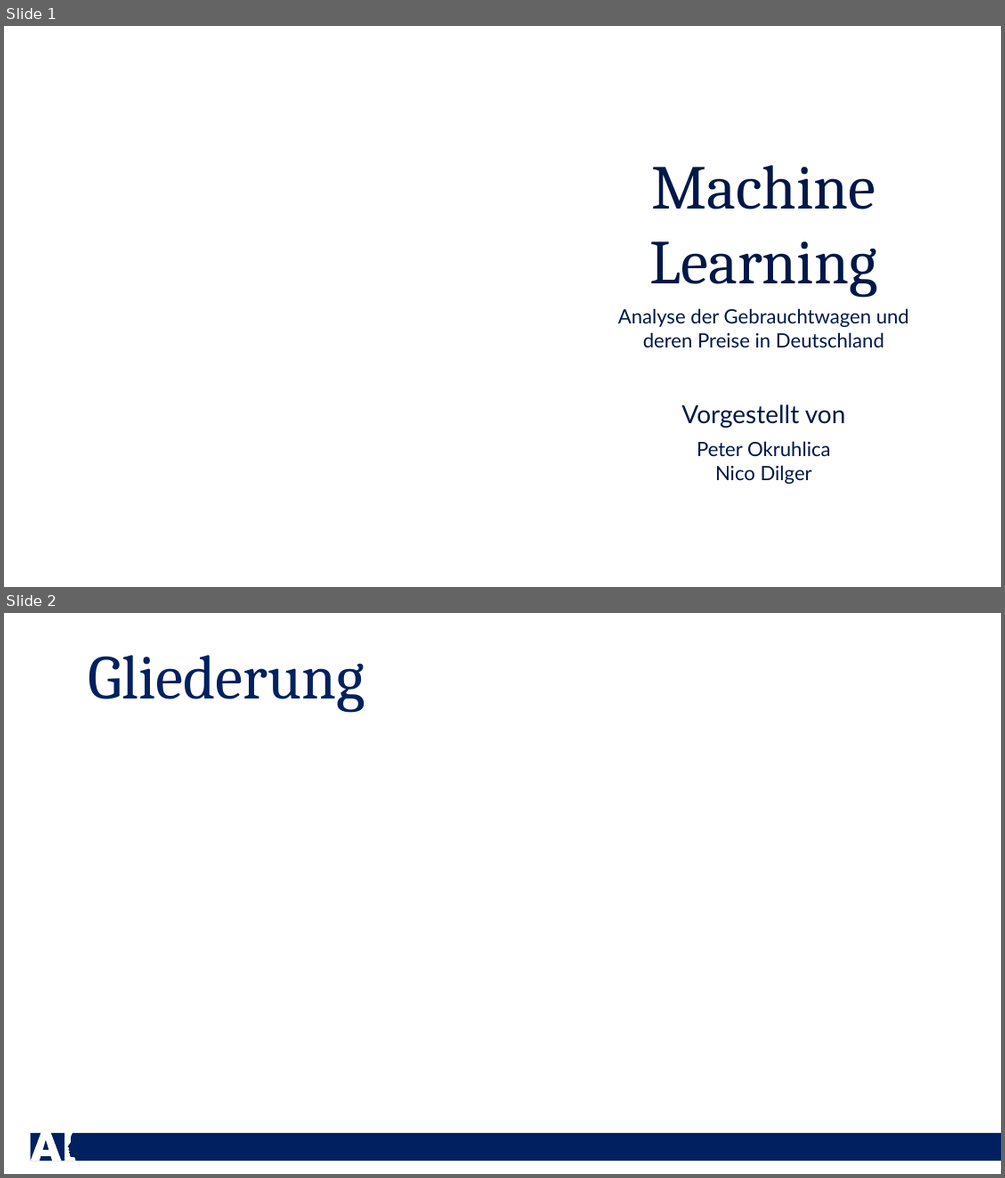
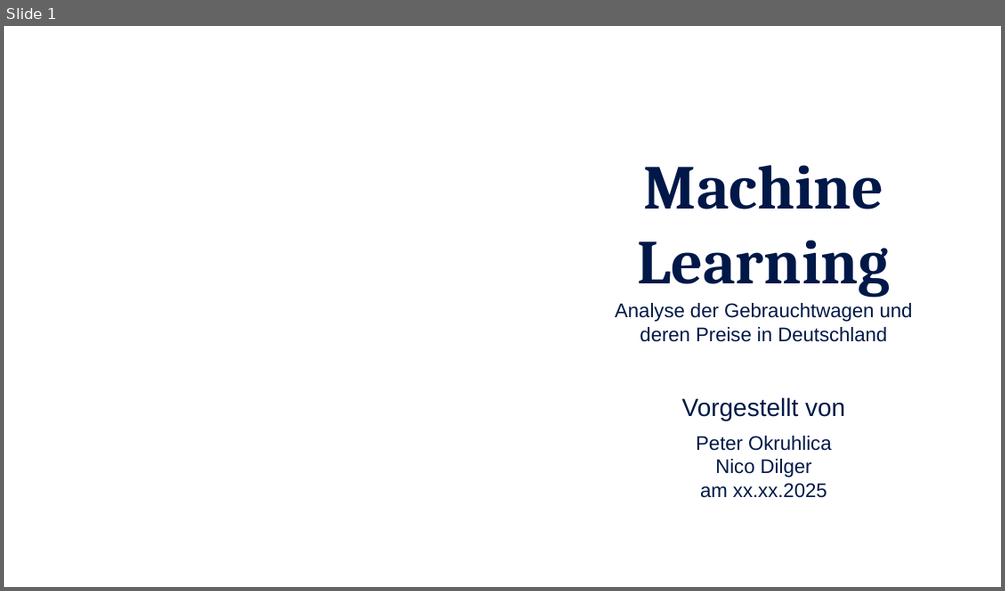
Before and after one commit to Dewin154/Projekt_Machine_Learning, a slide deck: Präsentation_Vorlage.pptx. Shown one above the other, each under a label of ours: slides 1 and 2 before the commit, slide 1 after it. The pictures are 1005x1178 and 1005x591 pixels, drawn with LibreOffice and Linux fonts; fonts in the diff are those of the drawing; background and template pictures are left out. Boxes give left, top, right and bottom in pixels: in the first picture for what was removed or moved away, otherwise in the second. Text is boxed around its words. In the diff, an @@ line names an element or a change of style, - is before the commit and + after.

```diff
--- a/Präsentation_Vorlage.pptx
+++ b/Präsentation_Vorlage.pptx
@@ slide 2 removed at box(4, 613, 1001, 1174), background #FFFFFF @@
@@ text removed at box(88, 655, 364, 712) @@
-Gliederung
@@ rectangle removed at box(30, 1133, 1001, 1160) @@
@@ freeform shape removed at box(30, 1132, 77, 1160) @@
@@ slide 1 changed as well @@
@@ text "Machine Learning" at box(637, 165, 890, 297): bold on @@
@@ text at box(615, 303, 913, 477): font Lato to Arial in "Analyse der Gebrauchtwagen und deren Preise in ...", "Vorgestellt von", "Peter Okruhlica", "Nico Dilger" @@
@@ text at box(700, 483, 827, 498): paragraph added @@
+am xx.xx.2025
```
Also in this commit, not shown: 4 other slides changed, 6 slides added, 3 other files.
